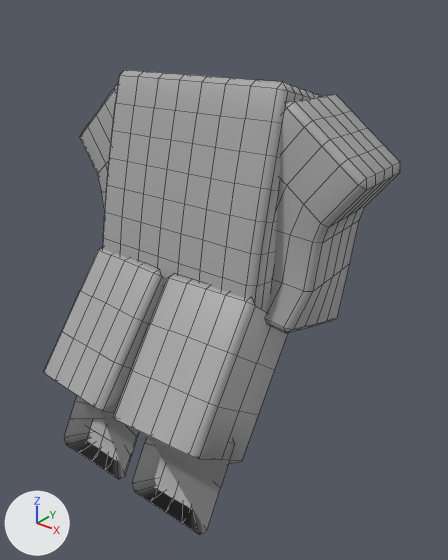
An edit to the Blender file art/anim/body/blender/sets/b5_life.blend, drawn before and after from the same camera.
Camera for both pictures: a camera (50 mm lens) standing at (3.84, -4.54, 4.01) and looking at (0.34, -0.17, 1.29). Arrows for +X, +Y and +Z are at lower left; the lights stay in place. The older version comes first. Both versions are drawn at frame 14 of the action 'DeathCrumple'; the numbers are the values there. Mesh edges are drawn as thin lines.

Objects in the first picture: 'Left Arm', 'Left Leg', 'Right Arm', 'Right Leg', 'Torso'.
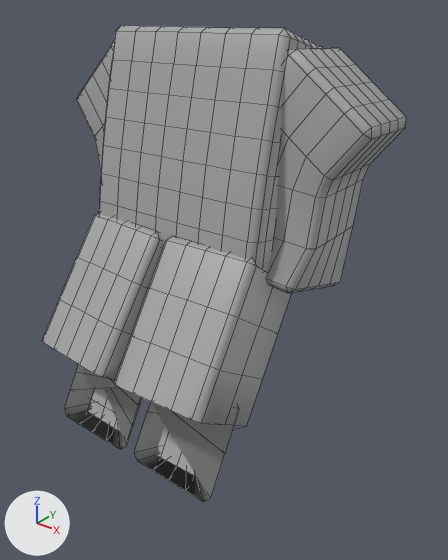
Edits to the bpy script that builds the scene:
```text
Change bone_lowertorso:
    where bone_lowertorso = bpy.data.objects['Blocky Rig'].pose.bones['Lowertorso']  # child of 'FlipBone'
    bone_lowertorso.location: (0.0, -0.85, -0.12) -> (0.0, -0.44, -0.12)
Change bone_ik_foot_r:
    where bone_ik_foot_r = bpy.data.objects['Blocky Rig'].pose.bones['IK_Foot.R']
    bone_ik_foot_r.location: (0.06, 0.0, -0.97) -> (0.06, -0.3, -0.97)
Change bone_ik_foot_l:
    where bone_ik_foot_l = bpy.data.objects['Blocky Rig'].pose.bones['IK_Foot.L']
    bone_ik_foot_l.location: (-0.05, 0.0, -0.92) -> (-0.05, -0.33, -0.92)
```

Changed parts and their boxes [x1, y1, x2, y2] in the pictures (448 x 560 px):
'Torso', posed
    before: [103, 70, 321, 310]
    after: [99, 25, 323, 270]
'Right Leg', posed
    before: [113, 273, 288, 534]
    after: [114, 236, 291, 502]
'Right Arm', posed
    before: [266, 95, 400, 333]
    after: [267, 48, 406, 293]
'Left Leg', posed
    before: [43, 247, 165, 479]
    after: [42, 213, 163, 449]
'Left Arm', posed
    before: [80, 84, 118, 212]
    after: [76, 41, 114, 174]
